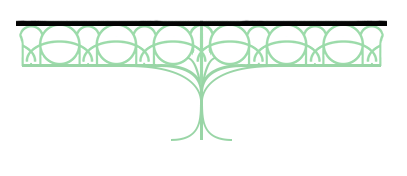
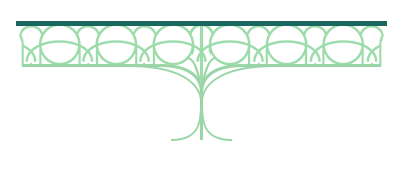
Before/after of a 407 x 176 layered artwork. What changed in the layer stack:
added layer "Layer 3" above "Shape 9" over left=16, top=21, right=387, bottom=26
painted on "Shape 9" over left=16, top=19, right=387, bottom=21
